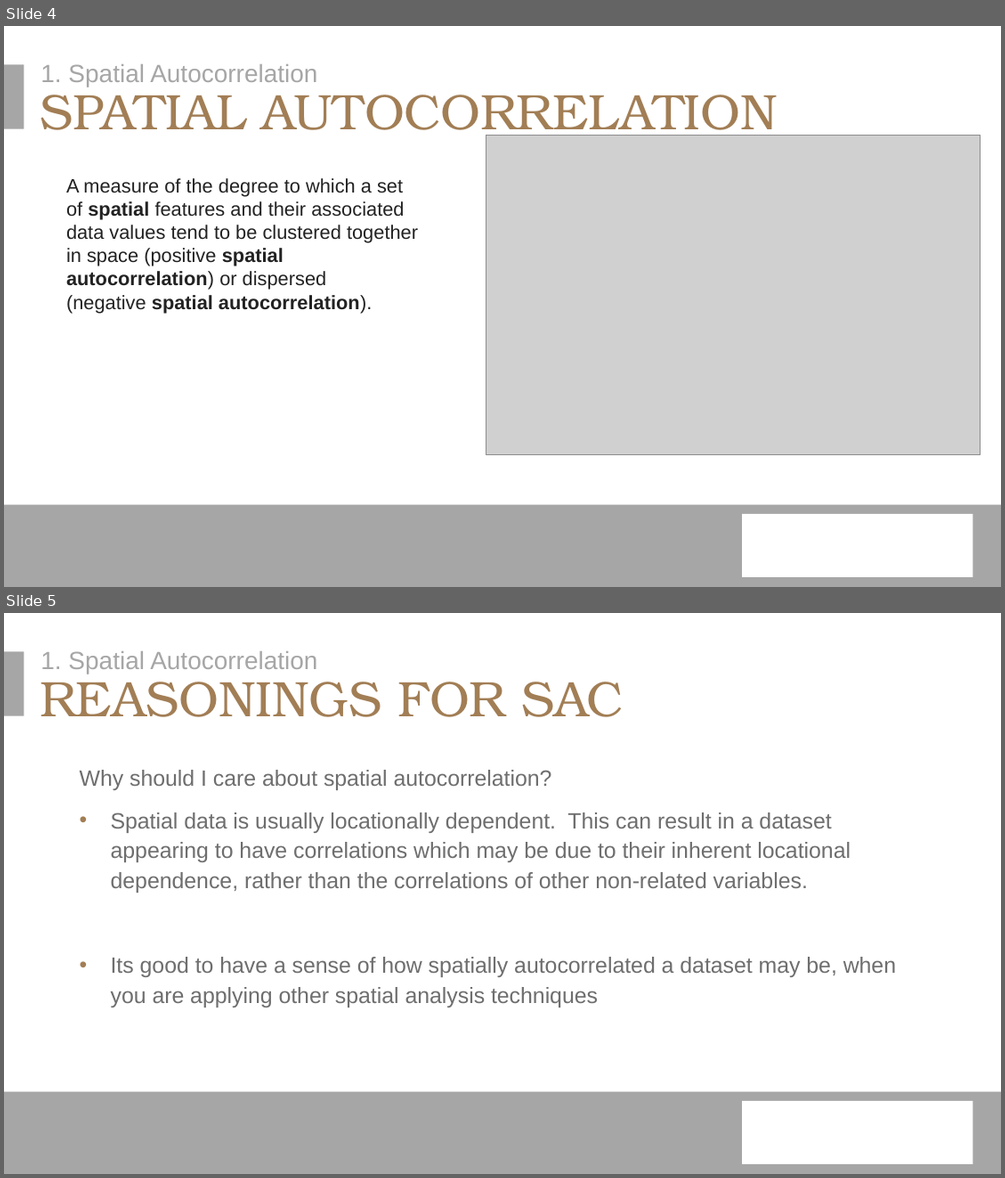
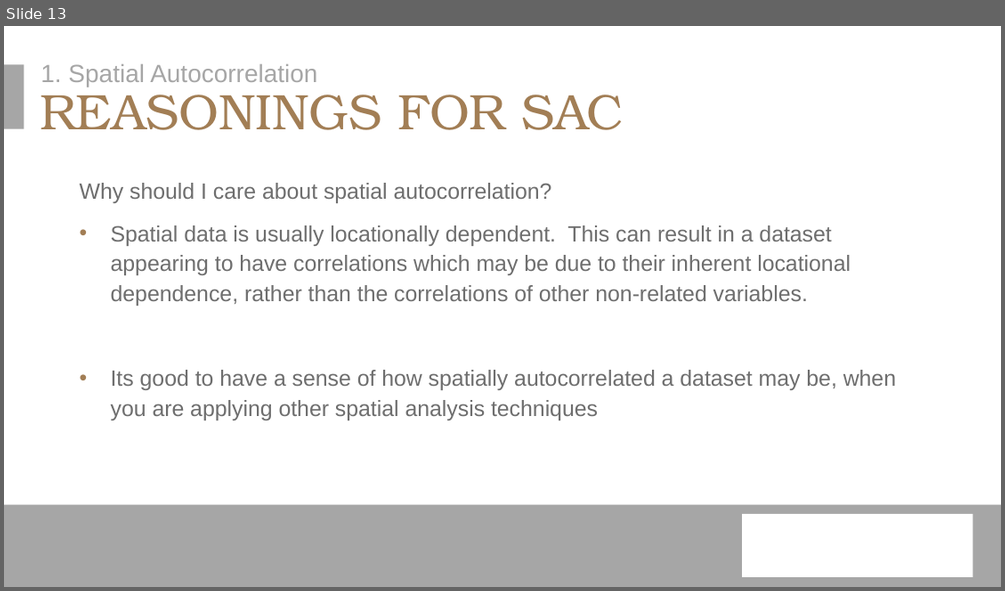
Before and after one commit to erichseamon/BCB503_advanced_geospatial_workshop, a slide deck: doc/BCB_Intro_Advanced_Analysis_1_2021.pptx. Shown one above the other, each under a label of ours: slides 4 and 5 before the commit, slide 13 after it. The pictures are 1005x1178 and 1005x591 pixels, drawn with LibreOffice and Linux fonts; fonts in the diff are those of the drawing; grey boxes stand for pictures; background and template pictures are left out. Boxes give left, top, right and bottom in pixels: in the first picture for what was removed or moved away, otherwise in the second. Text is boxed around its words. In the diff, an @@ line names an element or a change of style, - is before the commit and + after.

```diff
--- a/doc/BCB_Intro_Advanced_Analysis_1_2021.pptx
+++ b/doc/BCB_Intro_Advanced_Analysis_1_2021.pptx
@@ slide 4 removed at [4, 26, 1001, 587], background #FFFFFF; not listed: 3 template elements that a slide beside it also shows @@
@@ text removed at [40, 64, 317, 87] @@
-1. Spatial Autocorrelation
@@ title removed at [40, 82, 777, 141] @@
-SPATIAL AUTOCORRELATION
@@ picture removed at [486, 135, 981, 455] @@
@@ text removed at [66, 178, 418, 313] @@
-A measure of the degree to which a set of spatial features and their associated data values tend to be clustered together in space (positive spatial autocorrelation) or dispersed (negative spatial autocorrelation).
@@ what was slide 5 is now slide 13 @@
```
Also in this commit, not shown: 3 slides changed, 2 slides added, 2 other files.
